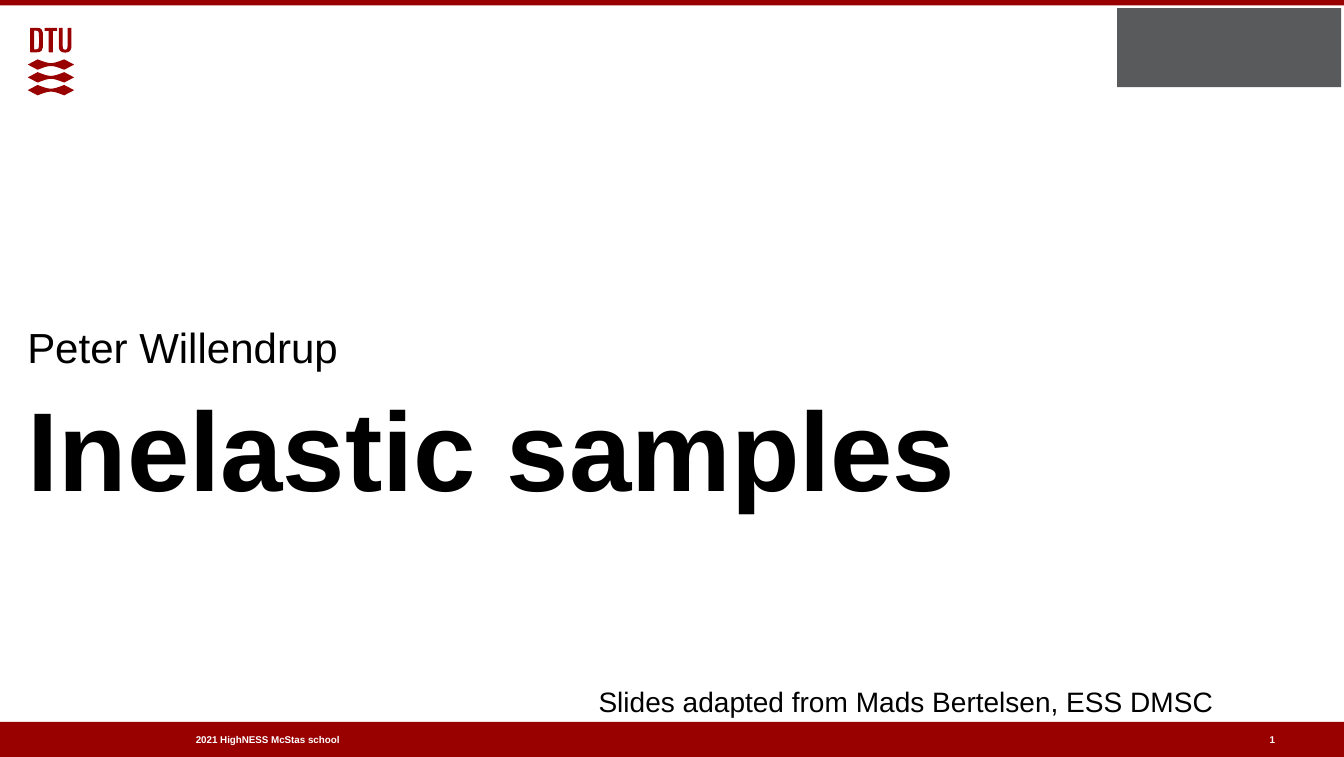
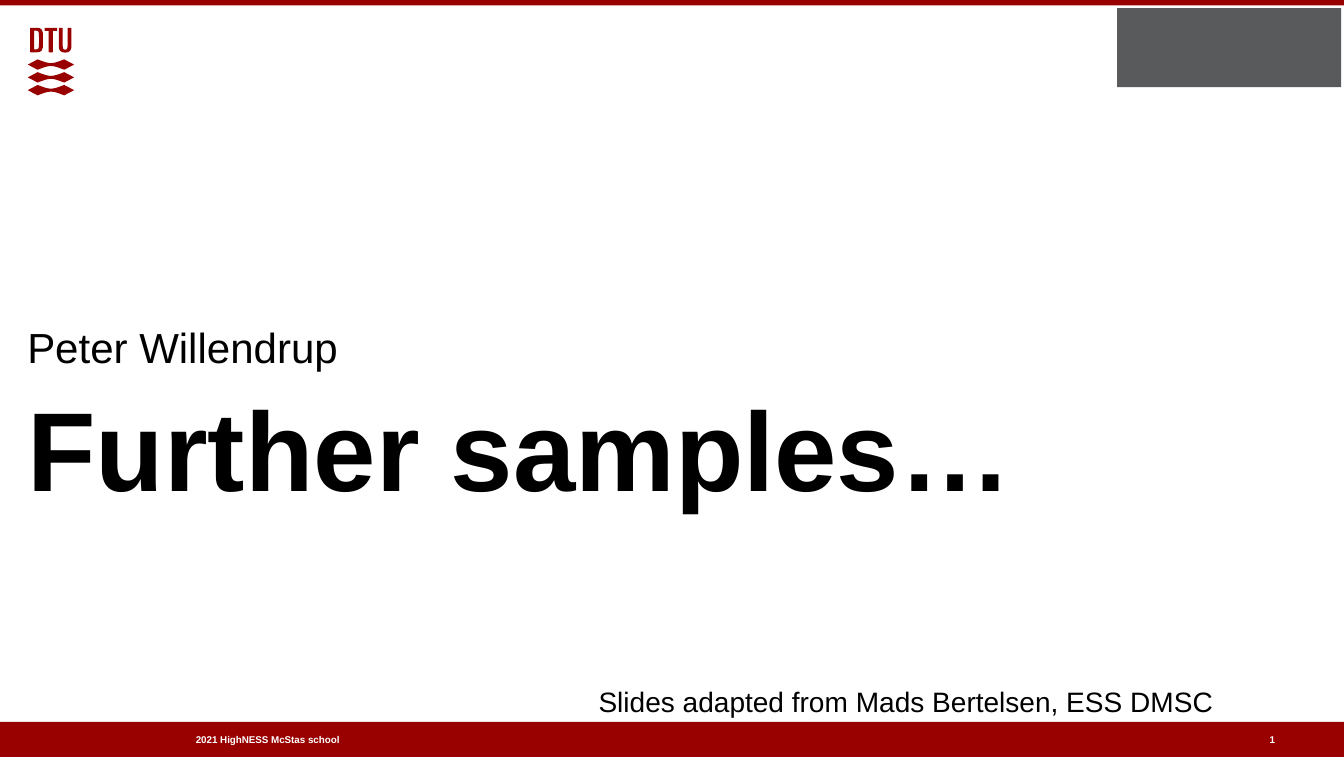
Before and after one commit to McStasMcXtrace/Schools, a slide deck: slide 1 of ESS_May_2021/Thursday_May_6th/2_Samples_II/More_samples.pptx. Drawn at 1344x757 pixels with LibreOffice and Linux fonts; fonts in the diff are those of the drawing; background and template pictures are left out. Boxes give left, top, right and bottom in pixels: in the first picture for what was removed or moved away, otherwise in the second. Text is boxed around its words. In the diff, an @@ line names an element or a change of style, - is before the commit and + after.

Commit message:
SANS, then inelastic

```diff
--- a/ESS_May_2021/Thursday_May_6th/2_Samples_II/More_samples.pptx
+++ b/ESS_May_2021/Thursday_May_6th/2_Samples_II/More_samples.pptx
@@ title at [28, 409, 1012, 511]: text changed @@
-Inelastic samples
+Further samples…
```
Also in this commit, not shown: 2 other slides changed, 6 slides added, 1 slide removed, 2 other files.
